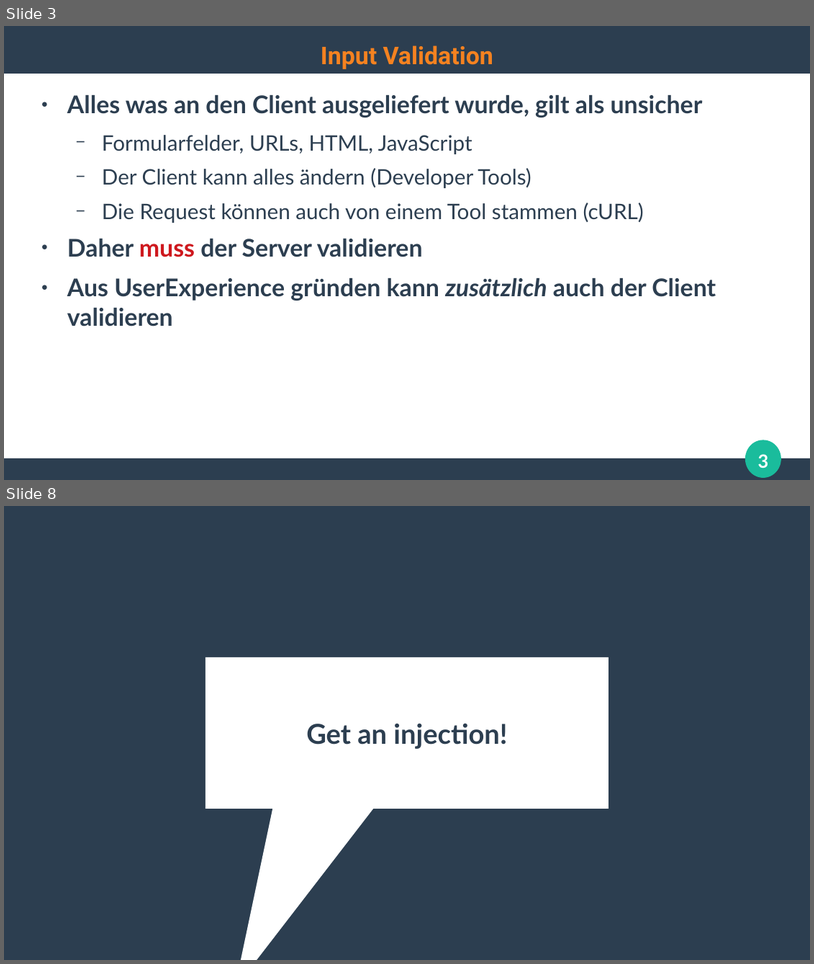
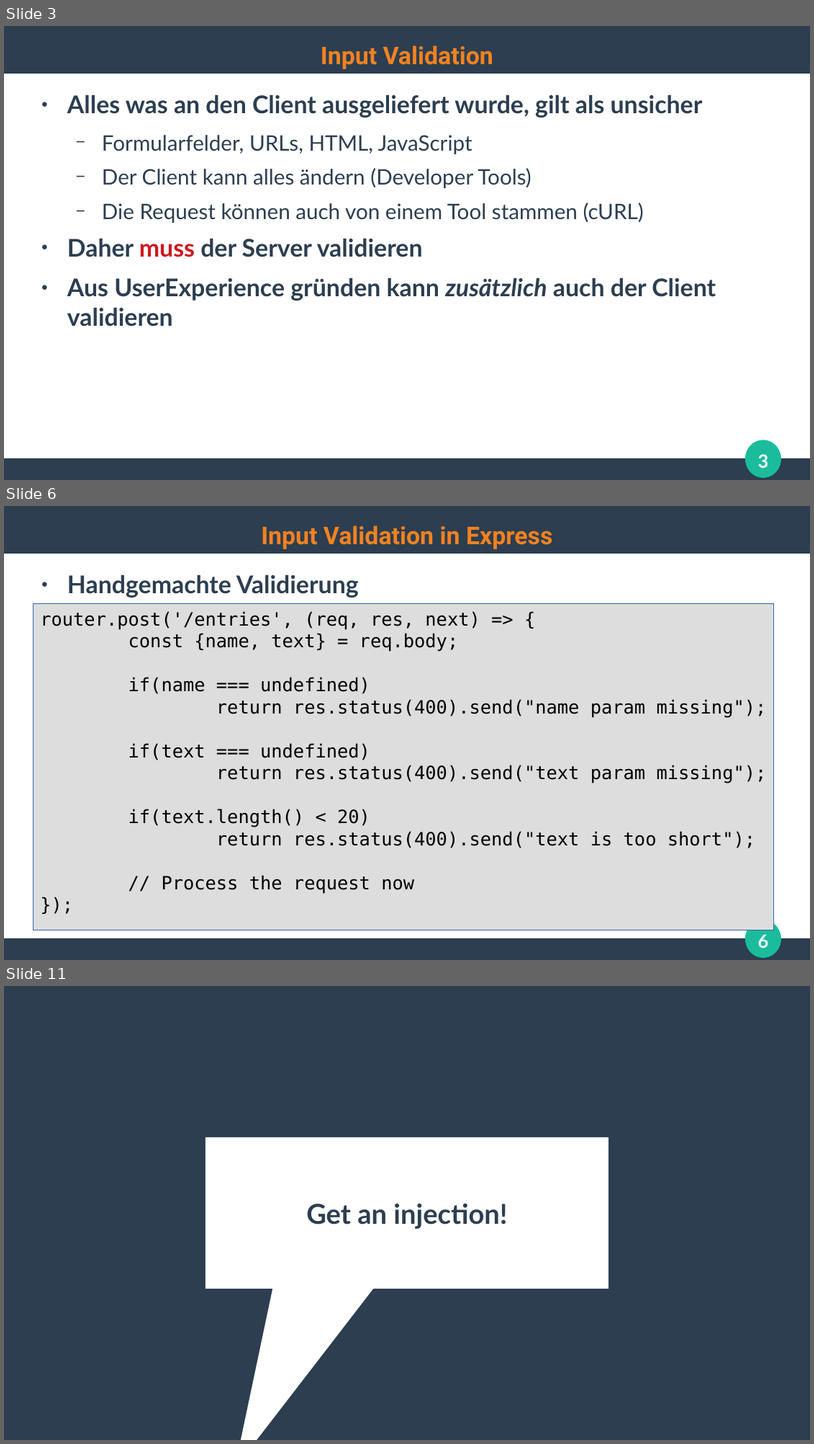
Before and after one commit to ghandmann/HS-AlbSig-WebAnwendungen2, a slide deck: Kapitel/06_WebSecurity.odp. Shown one above the other, each under a label of ours: slides 3 and 8 before the commit, slides 3, 6 and 11 after it; the slides between them are not shown. The pictures are 814x964 and 814x1444 pixels, drawn with LibreOffice and Linux fonts; fonts in the diff are those of the drawing. Boxes give left, top, right and bottom in pixels: in the first picture for what was removed or moved away, otherwise in the second. Text is boxed around its words. In the diff, an @@ line names an element or a change of style, - is before the commit and + after.

```diff
--- a/Kapitel/06_WebSecurity.odp
+++ b/Kapitel/06_WebSecurity.odp
@@ slide 6 added at <box>4,506,810,960</box>, background #FFFFFF; not listed: 3 template elements that a slide beside it also shows @@
@@ title added at <box>261,525,553,549</box>, 24 pt, text #F58220, bold @@
+Input Validation in Express
@@ text added at <box>67,575,359,597</box>, 24 pt, text #2C3E50, bold @@
+● Handgemachte Validierung
@@ rectangle added at <box>34,604,774,929</box>, fill #DDDDDD, outline #3465A4 0 pt, 18 pt, text #000000 @@
+router.post('/entries', (req, res, next) => {
+const {name, text} = req.body;
+if(name === undefined)
+return res.status(400).send("name param missing");
+if(text === undefined)
+return res.status(400).send("text param missing");
+if(text.length() < 20)
+return res.status(400).send("text is too short");
+// Process the request now
+});
@@ page number added at <box>759,934,769,947</box>, 18 pt, text #FFFFFF, bold @@
+6
@@ what was slide 8 is now slide 11 @@
```
Also in this commit, not shown: 7 slides changed, 5 other slides added, 3 slides removed.
